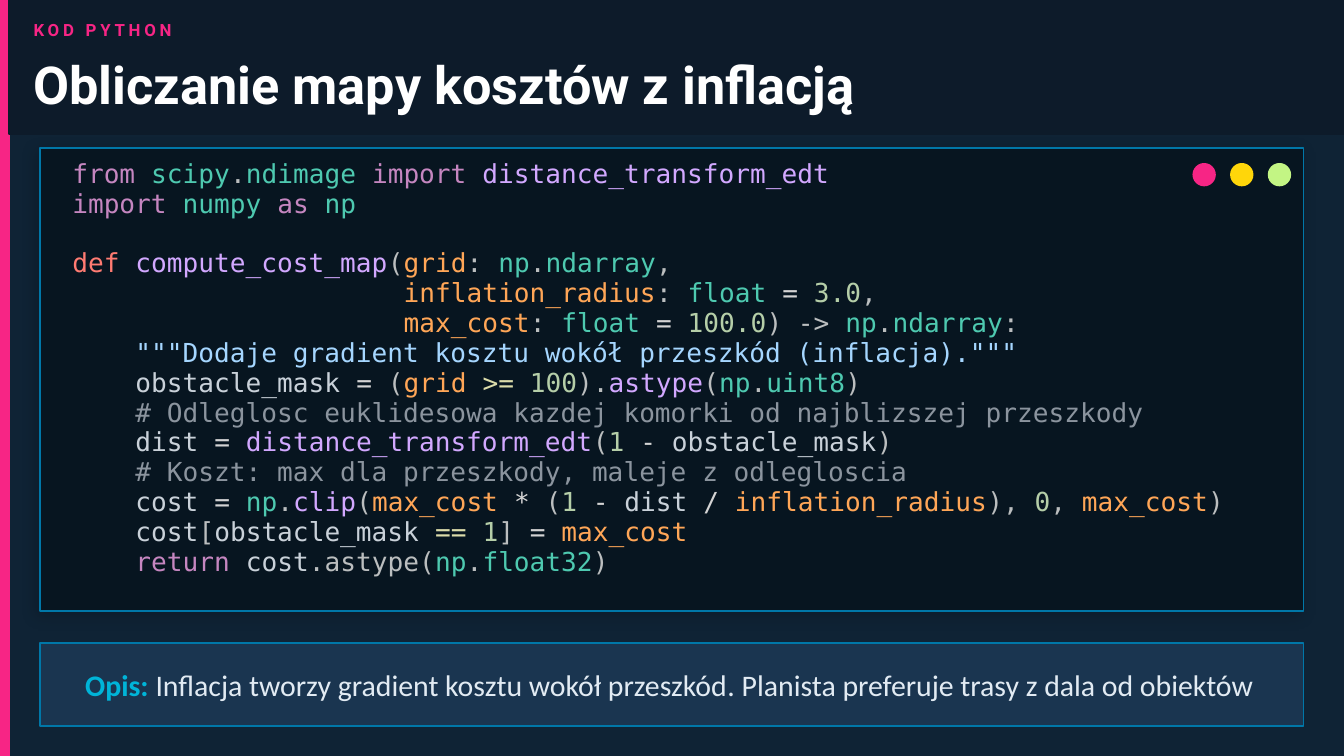
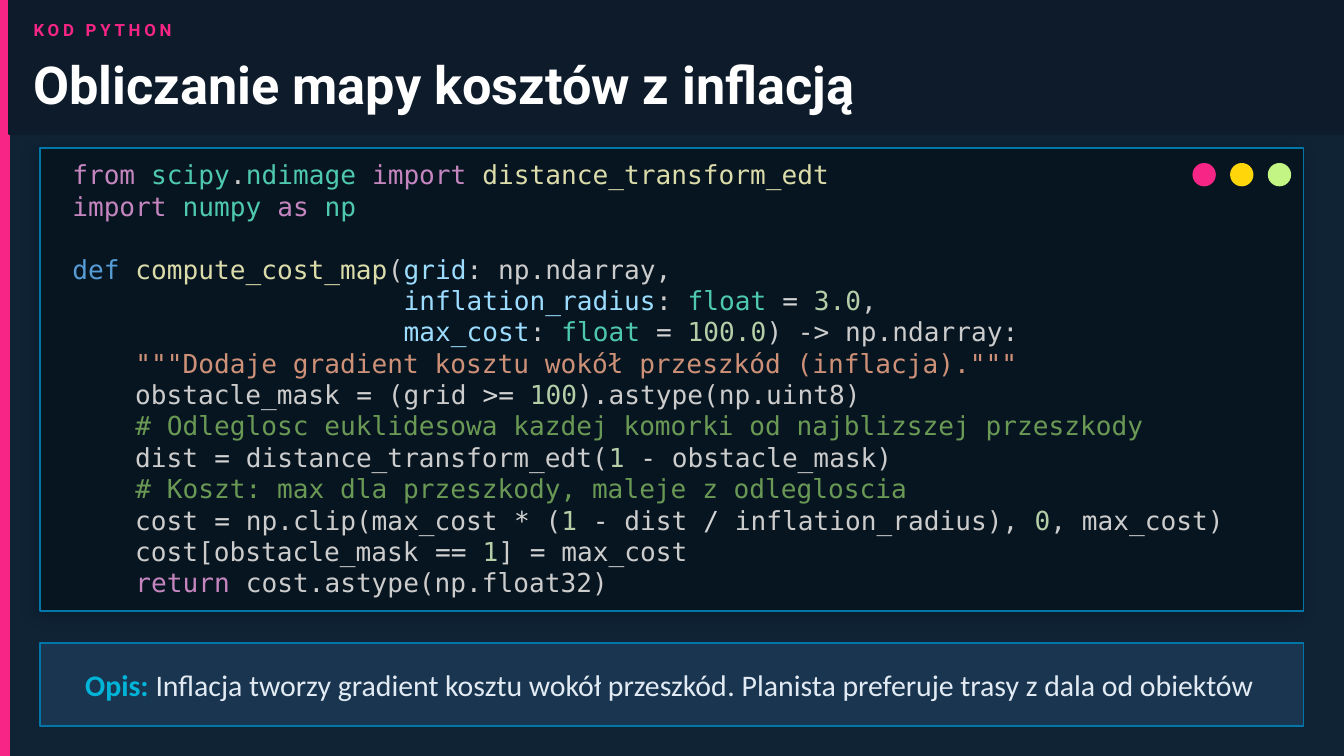
Before and after one commit to MatPomGit/MobileHub, a slide deck: slide 29 of zajecia/robo/robo_w1.pptx. Drawn at 1344x756 pixels with LibreOffice and Linux fonts; fonts in the diff are those of the drawing. Boxes give left, top, right and bottom in pixels: in the first picture for what was removed or moved away, otherwise in the second. Text is boxed around its words. In the diff, an @@ line names an element or a change of style, - is before the commit and + after.

```diff
--- a/zajecia/robo/robo_w1.pptx
+++ b/zajecia/robo/robo_w1.pptx
@@ text "from scipy.ndimage import distance_transform_edt" at bbox=[72, 164, 1224, 598]: text colour #BBBEBF to #CCCCCC in "scipy.ndimage", "compute_cost_map(grid: np.ndarray,", "inflation_radius: 3.0,", "max_cost: 100.0) -> np.ndarray:" and 5 more places; text colour #D2A8FF to #DCDCAA in "distance_transform_edt", "compute_cost_map(grid:"; text colour #FF7B72 to #569CD6 in "def"; text colour #FFA657 to #9CDCFE in "compute_cost_map(grid:", "inflation_radius:", "max_cost:"; text colour #4EC9B0 to #CCCCCC in "np.ndarray,", "np.ndarray:", "100).astype(np.uint8)", "np.clip(max_cost" and 1 more places; text colour #A5D6FF to #CE9178 in """"Dodaje gradient kosztu wokół przeszkód (inflacja).""""; text colour #C9D1D9 to #CCCCCC in "obstacle_mask", "dist obstacle_mask)", "cost dist", "cost[obstacle_mask" and 1 more places; text colour #FFA657 to #CCCCCC in "(grid", "np.clip(max_cost inflation_radius), max_cost)", "max_cost"; text colour #DCDCAA to #D4D4D4 in ">=", "=="; text colour #D2A8FF to #CCCCCC in "100).astype(np.uint8)", "distance_transform_edt(1", "np.clip(max_cost"; text colour #8B949E to #6A9955 in "# Odleglosc euklidesowa kazdej komorki od najblizszej ...", "# Koszt: max dla przeszkody, maleje z ..."; line spacing 16pt to 1 @@
```
Also in this commit, not shown: 5 other slides changed, 4 other files.
